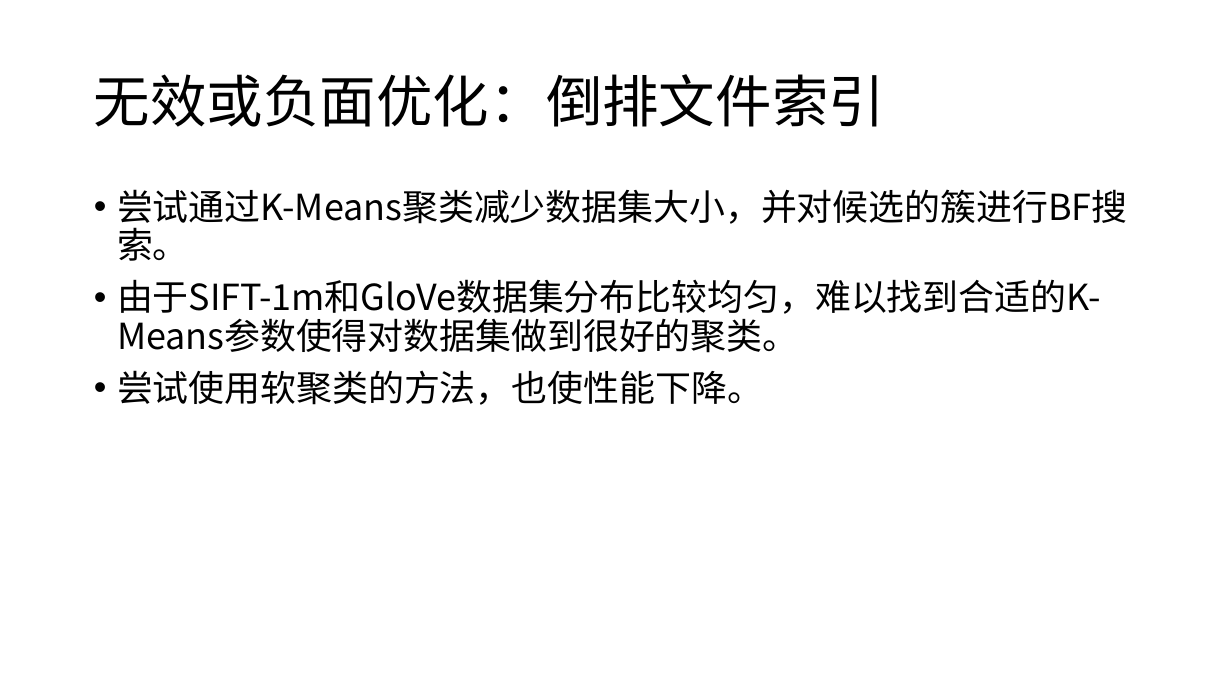
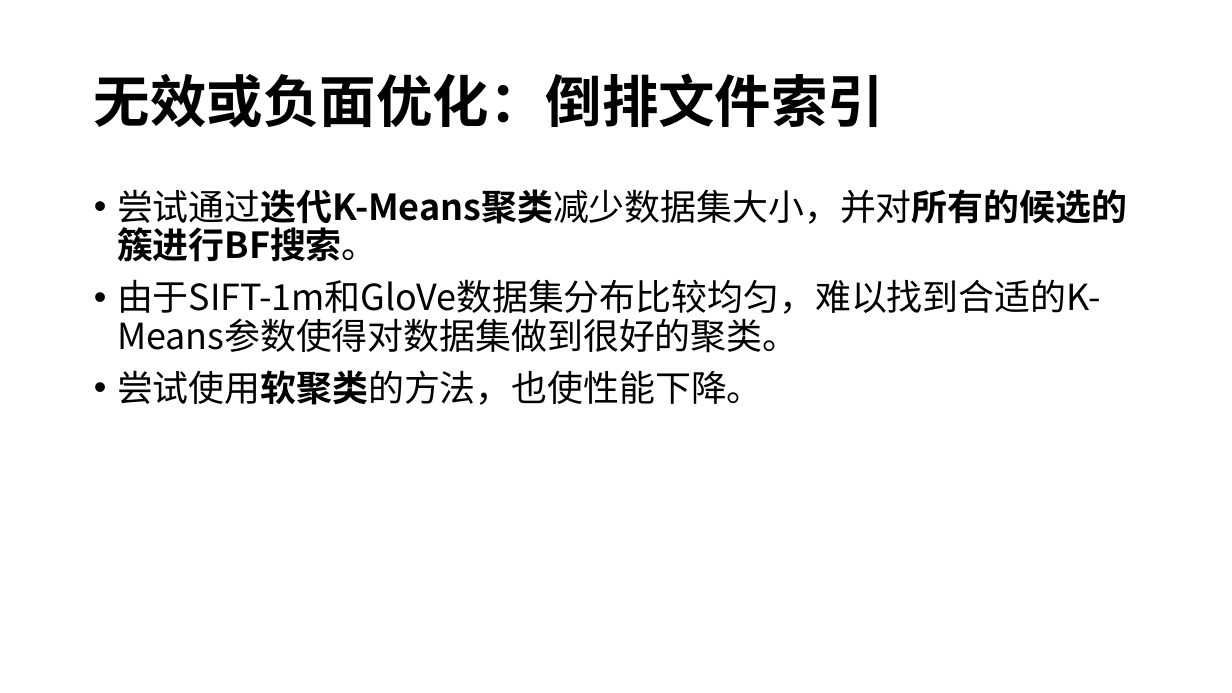
Before and after one commit to ray847/ANNS, a slide deck: slide 14 of doc/基于TunableHNSW的高性能向量搜索研究.pptx (slide 9 before the commit). Drawn at 1232x693 pixels with LibreOffice and Linux fonts; fonts in the diff are those of the drawing. Boxes give left, top, right and bottom in pixels: in the first picture for what was removed or moved away, otherwise in the second. Text is boxed around its words. In the diff, an @@ line names an element or a change of style, - is before the commit and + after.

```diff
--- a/doc/基于TunableHNSW的高性能向量搜索研究.pptx
+++ b/doc/基于TunableHNSW的高性能向量搜索研究.pptx
@@ title "无效或负面优化：倒排文件索引" at box(94, 73, 884, 128): bold on @@
@@ text at box(117, 189, 1127, 262): text changed; bold on @@
-• 尝试通过K-Means聚类减少数据集大小，并对候选的簇进行BF搜索。
+• 尝试通过迭代K-Means聚类减少数据集大小，并对所有的候选的簇进行BF搜索。
@@ text at box(117, 370, 763, 405): bold on in "尝试使用软聚类的方法，也使性能下降。" @@
```
Also in this commit, not shown: 10 other slides changed, 6 slides added, 11 other files.
